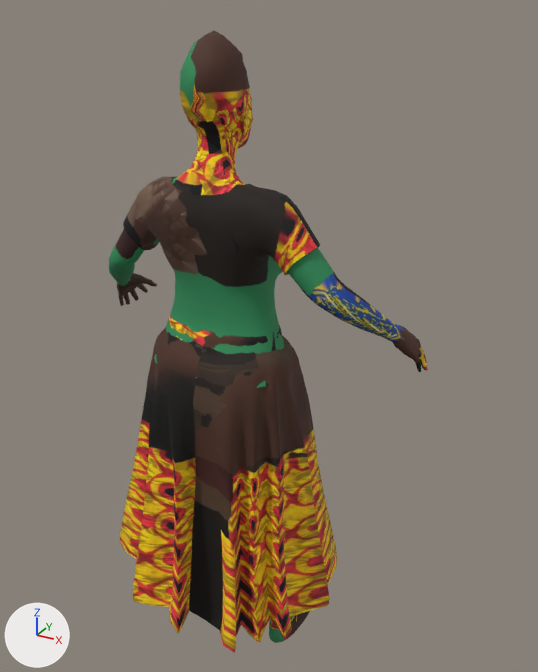
A saved change to the glTF model public/models/humans/npc_woman_zambia_wrap.glb.
Rendered twice from a camera (50 mm lens) standing at (0.989, -1.508, 1.753) and looking at (0.089, 0.129, 0.934). Lighting does not change. The marker at lower left points along +X, +Y and +Z. The picture after the commit comes second. Vertices at exactly the same position are counted once.

Script lines for the objects in view, before the commit:
```python
me_npc_woman_zambia_wrap = bpy.data.meshes.new('npc_woman_zambia_wrap')
me_npc_woman_zambia_wrap.from_pydata(...)  # 5374 vertices, 9988 faces; spans x -0.5..0.5, y -0.23..0.31, z -0.01..1.71
me_npc_woman_zambia_wrap.materials.append(mat_npc_woman_zambia_wrap)  # picture img_npc_woman_zambia_wrap
ob_npc_woman_zambia_wrap = bpy.data.objects.new('npc_woman_zambia_wrap', me_npc_woman_zambia_wrap)
ob_npc_woman_zambia_wrap.location = (0.0, 0.0, 0.0)
```
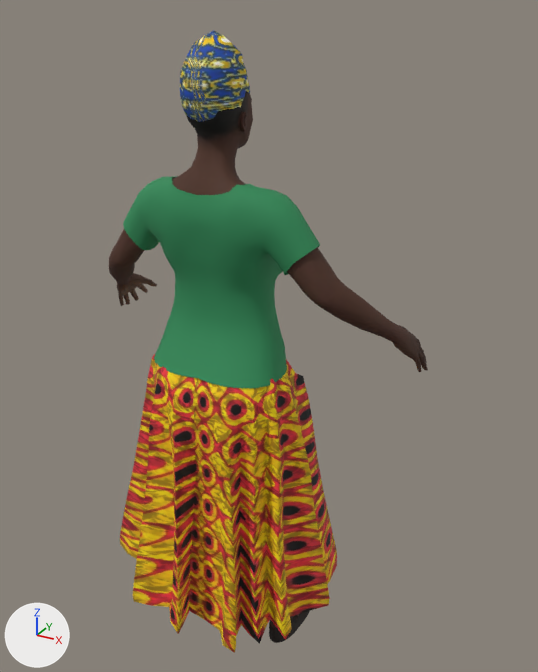
Location of each change, [x1, y1, x2, y2] in pixels of the pictures (538 x 672 px; the box of a moved part takes in the faces that stretch with it):
part 1 of me_npc_woman_zambia_wrap, moved or reshaped: before [148, 316, 337, 645]; after [129, 353, 337, 645]
part 2 of me_npc_woman_zambia_wrap, surface changed: [109, 30, 428, 653] in both

The change in detail:
me_npc_woman_zambia_wrap is used by ob_npc_woman_zambia_wrap; location (0.0, 0.0, 0.0).
me_npc_woman_zambia_wrap had 5374 vertices, 9988 faces and spanned x -0.5..0.5, y -0.23..0.31, z -0.01..1.71.
me_npc_woman_zambia_wrap now has 5453 vertices, 9988 faces and spans x -0.5..0.5, y -0.23..0.31, z -0.01..1.71.
me_npc_woman_zambia_wrap part 1: 124 vertices moved from x -0.29..0.24, y -0.1..0.2, z 0.2..0.99 to x -0.29..0.24, y -0.09..0.2, z 0.2..0.99; 342 vertices removed from x -0.29..0.27, y -0.22..0.28, z 0.15..0.99; 421 vertices added at x -0.3..0.27, y -0.22..0.29, z 0.14..0.99.
me_npc_woman_zambia_wrap part 2: 8554 kept faces spanning x -0.5..0.5, y -0.23..0.31, z -0.01..1.71 get new texture (UV) coordinates.
